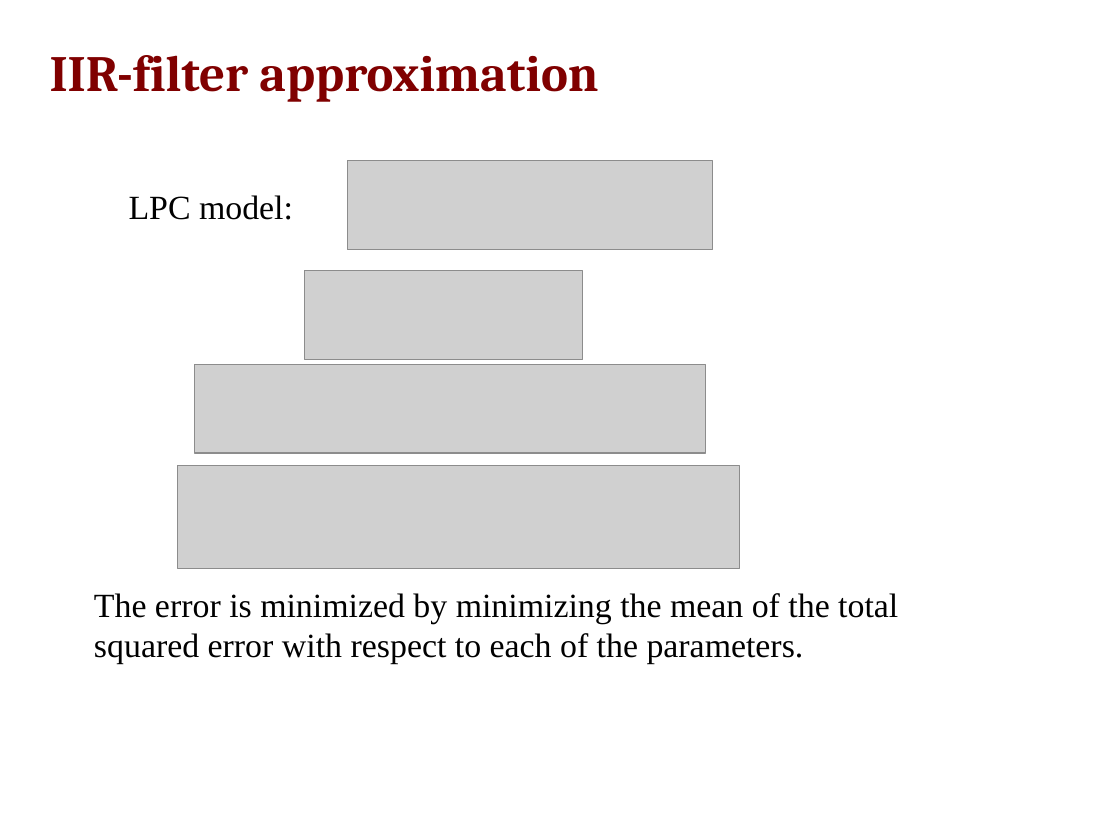
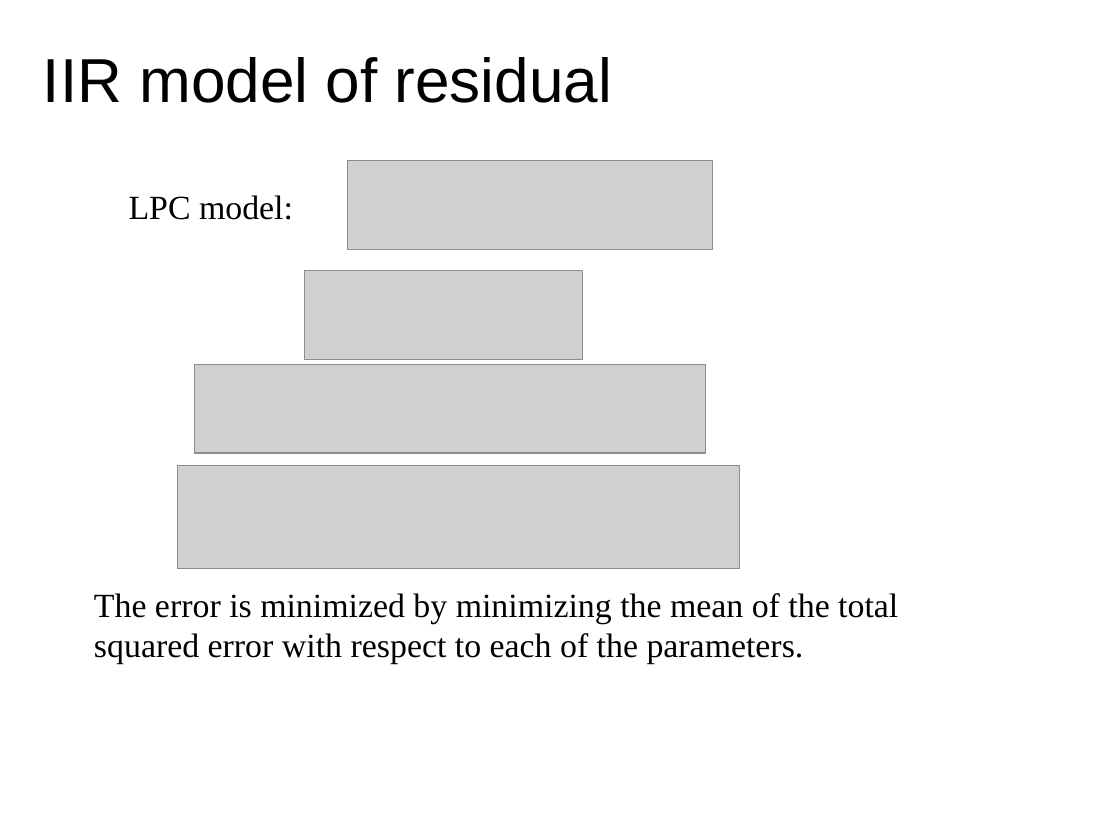
Before and after one commit to MTG/sms-tools, a slide deck: slide 13 of teaching-material/lectures/lect7-Sinusoidal-plus-Residual-model/7-Sinusoidal-plus-Residual-model.odp (slide 11 before the commit). Drawn at 1120x840 pixels with LibreOffice and Linux fonts; fonts in the diff are those of the drawing; grey boxes stand for pictures. Boxes give left, top, right and bottom in pixels: in the first picture for what was removed or moved away, otherwise in the second. Text is boxed around its words. In the diff, an @@ line names an element or a change of style, - is before the commit and + after.

```diff
--- a/teaching-material/lectures/lect7-Sinusoidal-plus-Residual-model/7-Sinusoidal-plus-Residual-model.odp
+++ b/teaching-material/lectures/lect7-Sinusoidal-plus-Residual-model/7-Sinusoidal-plus-Residual-model.odp
@@ title at box(43, 57, 611, 103): text changed; size 36 to 44 pt; font Cambria to Arial; text colour #800000 to #000000; bold off @@
-IIR-filter approximation
+IIR model of residual
```
Also in this commit, not shown: 5 other slides changed, 9 slides added, 8 slides removed, 19 other files.
